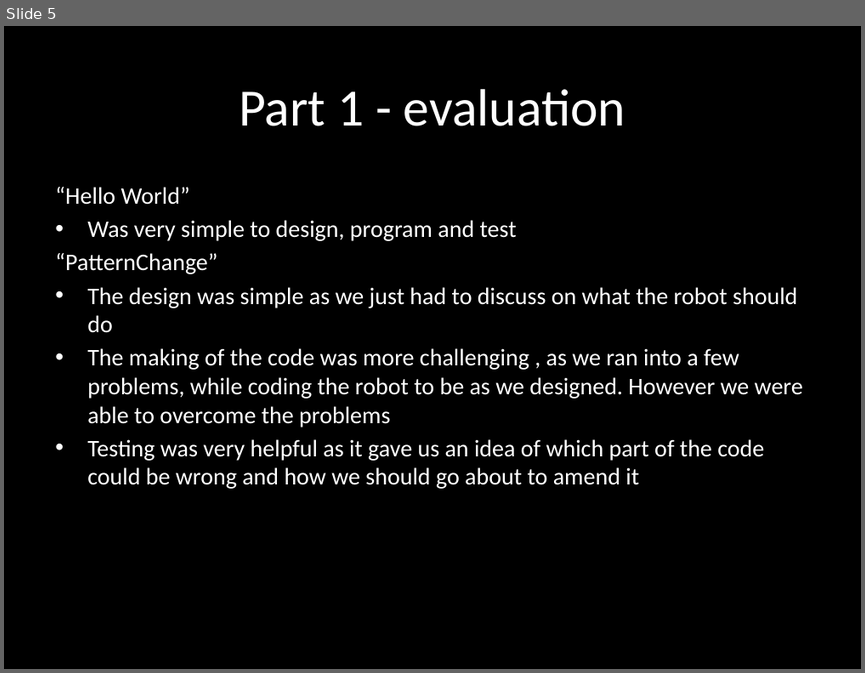
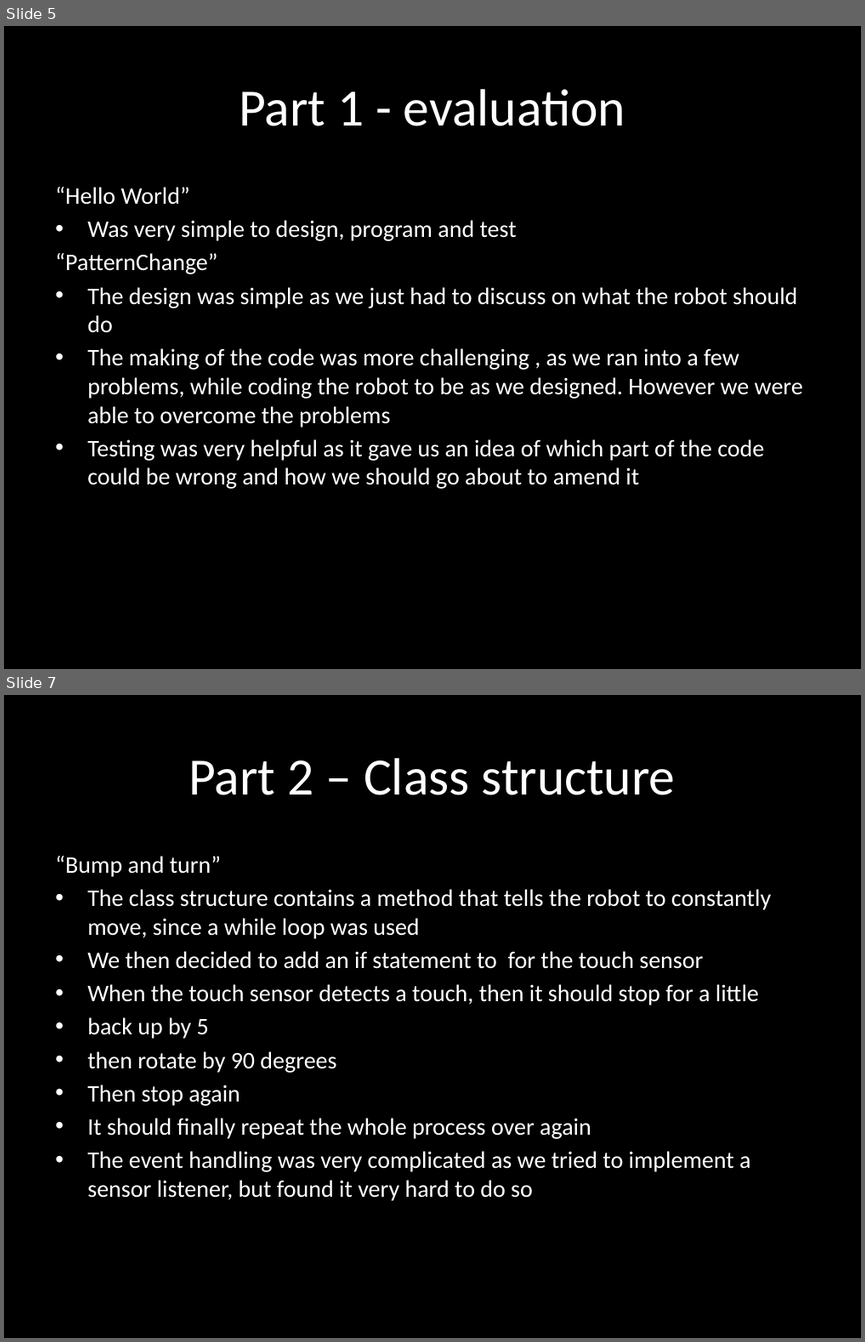
Before and after one commit to Joshiez/RobotProgramming, a slide deck: Exercise 2 Presentation.pptx. Shown one above the other, each under a label of ours: slide 5 before the commit, slides 5 and 7 after it; the slides between them are not shown. The pictures are 865x673 and 865x1342 pixels, drawn with LibreOffice and Linux fonts; fonts in the diff are those of the drawing. Boxes give left, top, right and bottom in pixels: in the first picture for what was removed or moved away, otherwise in the second. Text is boxed around its words. In the diff, an @@ line names an element or a change of style, - is before the commit and + after.

```diff
--- a/Exercise 2 Presentation.pptx
+++ b/Exercise 2 Presentation.pptx
@@ slide 7 added at <box>4,695,861,1338</box>, background #000000 @@
@@ title added at <box>188,758,676,795</box>, 44 pt, text #FFFFFF @@
+Part 2 – Class structure
@@ text added at <box>55,856,771,1201</box>, 20 pt, text #FFFFFF @@
+“Bump and turn”
+• The class structure contains a method that tells the robot to constantly move, since a while loop was used
+• We then decided to add an if statement to for the touch sensor
+• When the touch sensor detects a touch, then it should stop for a little
+• back up by 5
+• then rotate by 90 degrees
+• Then stop again
+• It should finally repeat the whole process over again
+• The event handling was very complicated as we tried to implement a sensor listener, but found it very hard to do so
```
Also in this commit, not shown: 1 slide changed, 11 other slides added.
